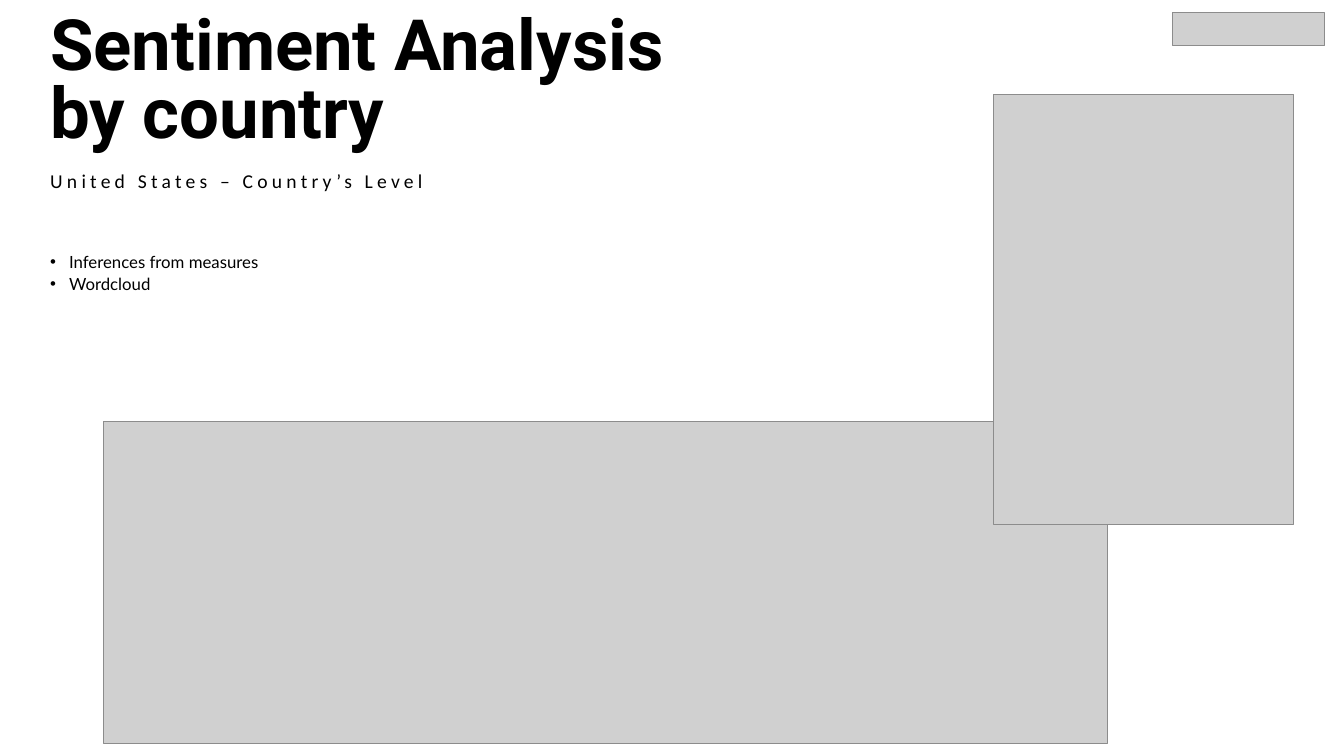
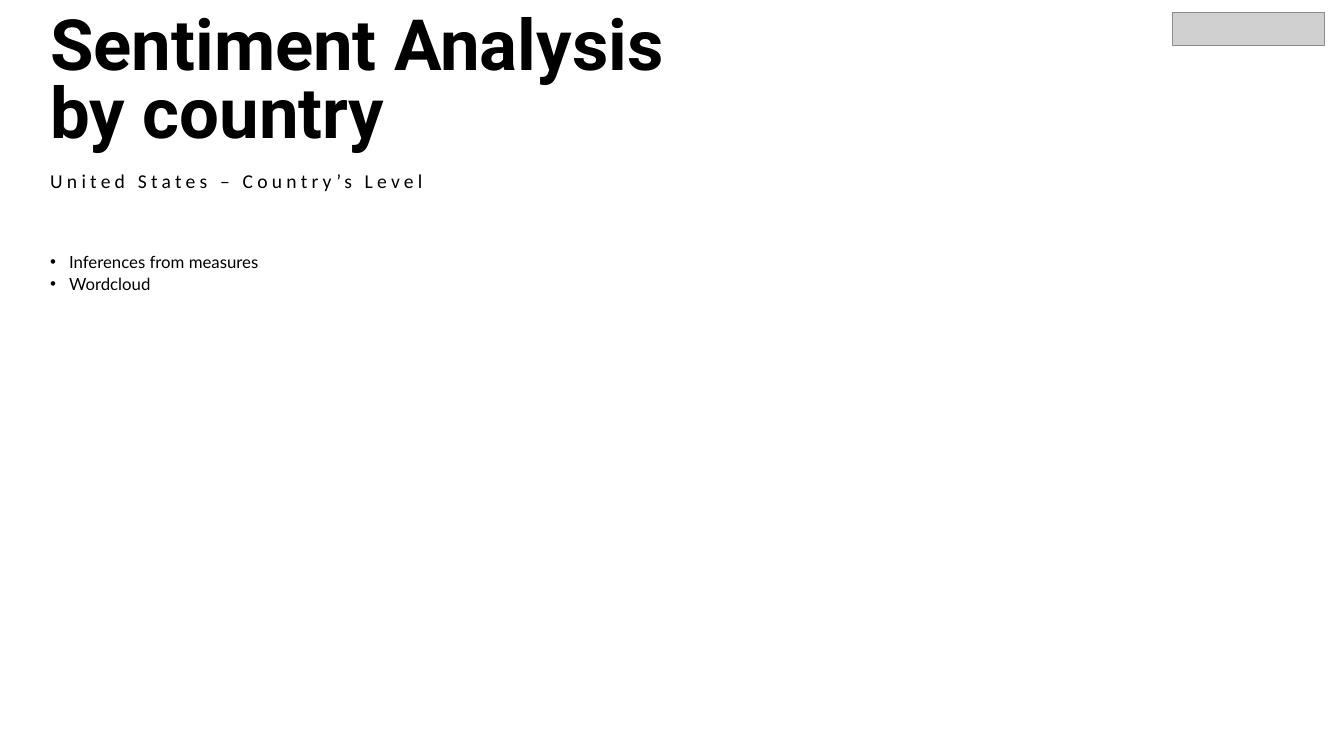
Before and after one commit to Franca97/Web_Data_and-_Digital_Analytics, a slide deck: slide 12 of Presentation.pptx. Drawn at 1344x756 pixels with LibreOffice and Linux fonts; fonts in the diff are those of the drawing; grey boxes stand for pictures. Boxes give left, top, right and bottom in pixels: in the first picture for what was removed or moved away, otherwise in the second. Text is boxed around its words. In the diff, an @@ line names an element or a change of style, - is before the commit and + after.

```diff
--- a/Presentation.pptx
+++ b/Presentation.pptx
@@ picture removed at (x1=994, y1=94, x2=1295, y2=524) @@
@@ picture removed at (x1=103, y1=422, x2=1107, y2=744) @@
```
Also in this commit, not shown: 2 other slides changed.
